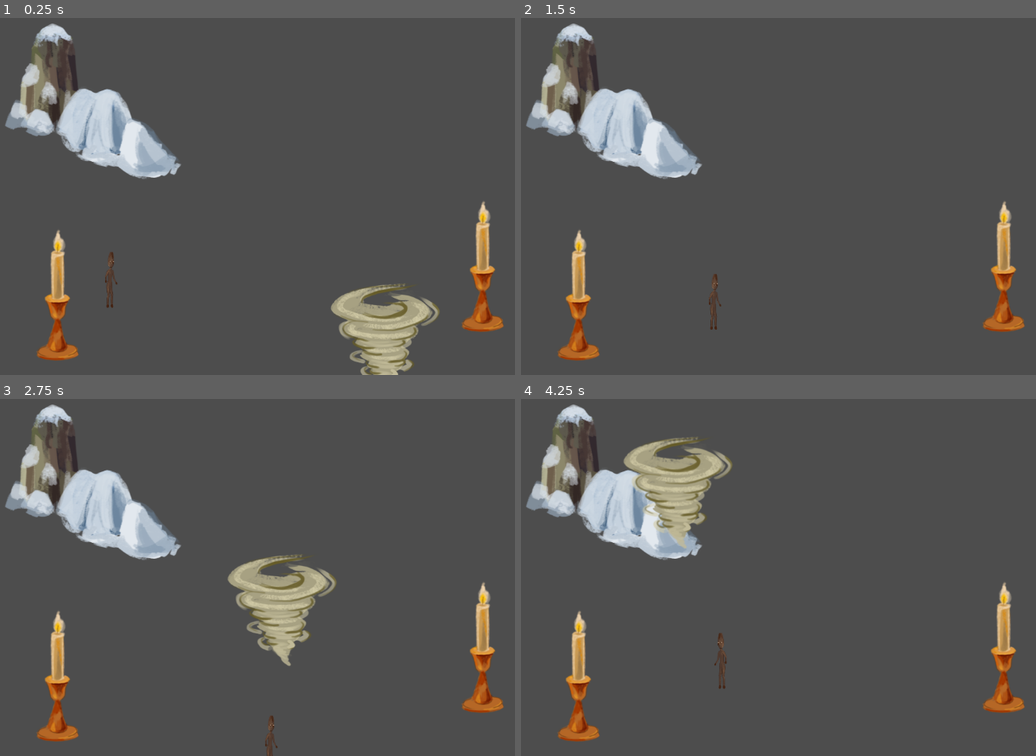
Above: before the commit, frames 1-4 (two rows, left to right).
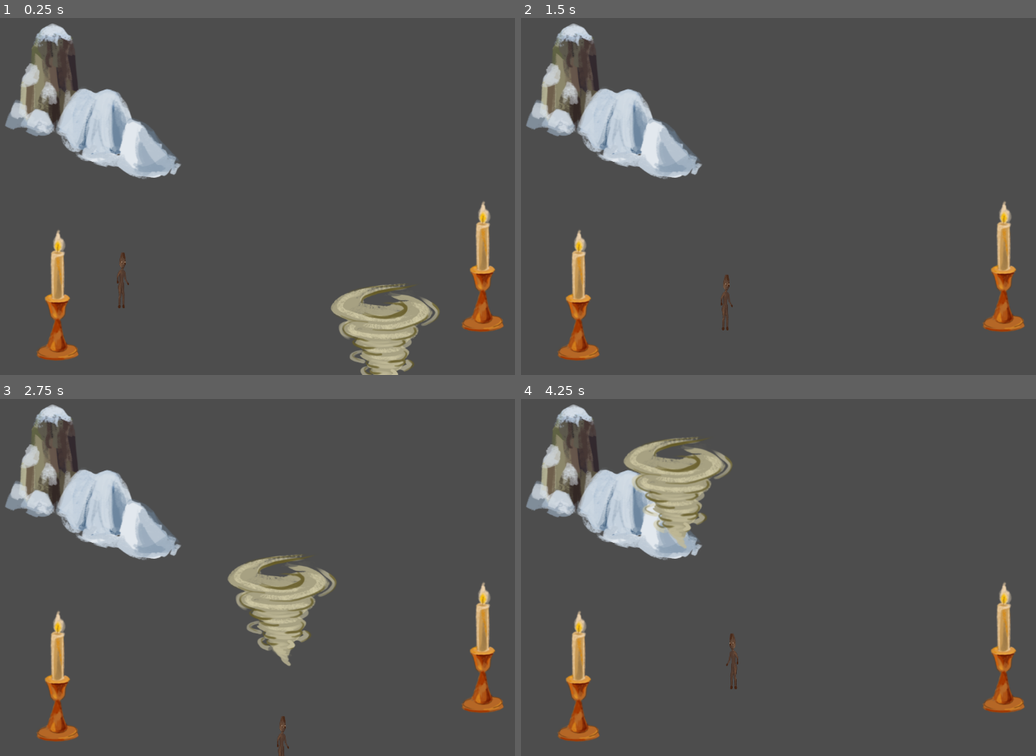
Above: after the commit, the same moments.

Repository: silvanasc804/on-off_labyrinth
Game: Godot game, scene res://scenes/levels/level1.tscn
Two runs of this game, one before a commit and one after it. Both use one fixed random seed, a clock stepped at 60 frames per second and the inputs below. Sound files missing from this copy of the repository are replaced by a short silence.
Inputs:
- Up to frame 1 (0.25 s): no input
- Up to frame 2 (1.5 s): hold D (right) 0.53-1.28 s; hold S (down) from 1.28 s (still down)
- Up to frame 3 (2.75 s): release S (down) at 2.03 s; hold D (right) from 2.03 s (still down)
- Up to frame 4 (4.25 s): release D (right) at 2.78 s; hold W (up) 2.78-3.53 s; hold A (left) from 3.53 s (still down); tap Escape (pause) at 4.15 s

The runs differ from the first frame. In frame 1, 0.3% of the frame differs, in the area x 20-26%, y 65-82%; in frame 2, 0.3%; in frame 3, 0.2%; in frame 4, 0.3%.

Commit message:
Adicion y configuracion de los sonidos

Diff:
--- a/project.godot
+++ b/project.godot
@@ -18,6 +18,7 @@
 [autoload]
 
 BackgroundMusic="*res://scenes/sound-effects/background_music.tscn"
+WaterDead="*res://scenes/sound-effects/water_dead.tscn"
 
 [input]
 
--- a/scenes/interactive/mountain.gd
+++ b/scenes/interactive/mountain.gd
@@ -1,8 +1,10 @@
 extends Node2D
 
 @export var min_time = 0.0
-@export var max_time = 10.0
-@export var count = 10.0
+@export var max_time = 7.0
+@export var count = 7.0
+
+const WATER_DEAD = preload("res://scenes/sound-effects/water_dead.tscn")
 
 var player_nearby = false
 signal player_dead
@@ -21,7 +23,7 @@
 			$StaticBody2D/CollisionPolygon2D.disabled = false
 	elif(!player_nearby && count < max_time):
 		count += delta
-	if(count >= max_time-2):
+	if(count >= max_time-1):
 		$Sprite2D.texture = MOUNTAIN_FROZEN
 		$StaticBody2D/CollisionPolygon2D.disabled = false
 	elif(count <= 5):
@@ -30,6 +32,12 @@
 		$Sprite2D.texture = MOUNTAIN_SEMI_FROZEN
 		$StaticBody2D/CollisionPolygon2D.disabled = false
 
+func water_sound():
+	var sound_instance = WATER_DEAD.instantiate()
+	add_child(sound_instance)
+	var audio_player = sound_instance.get_node("AudioStreamPlayer")
+	audio_player.play()
+	audio_player.finished.connect(sound_instance.queue_free)
 
 func _on_area_2d_body_entered(body: Node2D) -> void:
 	if(body.name == "player"):
@@ -42,4 +50,5 @@
 
 
 func _on_body_entered(body: Node2D) -> void:
+	WaterDead.play_water_sound()
 	player_dead.emit()
--- a/scenes/interactive/tornado.gd
+++ b/scenes/interactive/tornado.gd
@@ -1,6 +1,7 @@
 extends Area2D
 
 signal player_enter
+const TURN_OFF = preload("res://scenes/sound-effects/turn_off.tscn")
 
 @export var speed = 400
 @export var x_variation = 0
@@ -27,4 +28,9 @@
 
 
 func _on_body_entered(body: Node2D) -> void:
+	var sound_instance = TURN_OFF.instantiate()
+	add_child(sound_instance)
+	var audio_player = sound_instance.get_node("AudioStreamPlayer")
+	audio_player.play()
+	audio_player.finished.connect(sound_instance.queue_free)
 	player_enter.emit()
--- a/scenes/interactive/tornado.tscn
+++ b/scenes/interactive/tornado.tscn
@@ -4,8 +4,8 @@
 [ext_resource type="Texture2D" uid="uid://dvvja7q3gulmw" path="res://art/interactive/tornado.png" id="1_ehjlj"]
 
 [sub_resource type="CapsuleShape2D" id="CapsuleShape2D_b670u"]
-radius = 46.0
-height = 136.0
+radius = 76.0
+height = 152.0
 
 [node name="tornado" type="Area2D"]
 collision_layer = 0
--- a/scenes/interactive/vela.gd
+++ b/scenes/interactive/vela.gd
@@ -6,7 +6,9 @@
 var vela_status = 1.0
 var vela_active = true
 
-@export var restore_time = 2
+const TURN_ON = preload("res://scenes/sound-effects/turn_on.tscn")
+
+@export var restore_time = 10
 
 func _process(delta: float) -> void:
 	if not vela_active:
@@ -17,6 +19,12 @@
 
 func _on_body_entered(body: Node2D) -> void:
 	if vela_active:
+		var sound_instance = TURN_ON.instantiate()
+		add_child(sound_instance)
+		var audio_player = sound_instance.get_node("AudioStreamPlayer")
+		audio_player.play()
+		audio_player.finished.connect(sound_instance.queue_free)
+
 		vela_active = false
 		$CollisionShape2D.call_deferred("set_disabled", true)
 		player_use.emit()
--- /dev/null
+++ b/scenes/levels/final.gd
@@ -0,0 +1 @@
+extends Area2D
--- a/scenes/levels/level1.tscn
+++ b/scenes/levels/level1.tscn
@@ -16,7 +16,7 @@
 position = Vector2(330, 149)
 
 [node name="player" parent="." instance=ExtResource("2_dd0lh")]
-position = Vector2(363, 473)
+position = Vector2(384, 474)
 
 [node name="tornado" parent="." instance=ExtResource("5_dywbp")]
 position = Vector2(759, 481)
--- a/scenes/levels/level_1.tscn
+++ b/scenes/levels/level_1.tscn
@@ -69,6 +69,7 @@
 [node name="vela" parent="." instance=ExtResource("5_6761a")]
 position = Vector2(623, 87)
 scale = Vector2(0.5, 0.5)
+restore_time = 2
 
 [node name="level_change" parent="." instance=ExtResource("8_s8va5")]
 position = Vector2(1165, 465)
@@ -78,7 +79,7 @@
 scale = Vector2(0.6, 0.6)
 
 [node name="player" parent="." instance=ExtResource("6_s8va5")]
-position = Vector2(1031, 427)
+position = Vector2(34, 478)
 
 [node name="GameController" parent="." instance=ExtResource("7_oc4kc")]
 
--- a/scenes/levels/level_5.tscn
+++ b/scenes/levels/level_5.tscn
@@ -1,13 +1,14 @@
-[gd_scene load_steps=15 format=4 uid="uid://c68oxsxtcqtc1"]
+[gd_scene load_steps=16 format=4 uid="uid://c68oxsxtcqtc1"]
 
 [ext_resource type="Texture2D" uid="uid://bc4u12nawjf8m" path="res://art/ground/path1_mini.png" id="1_dswqx"]
 [ext_resource type="Texture2D" uid="uid://blf5gk2ujt4xu" path="res://art/background/bg5.png" id="1_laj7o"]
 [ext_resource type="Texture2D" uid="uid://coggt0r6kr8x4" path="res://art/ground/path2_mini.png" id="2_laj7o"]
 [ext_resource type="PackedScene" uid="uid://cgawmsaxesbgn" path="res://scenes/interactive/mountain.tscn" id="3_fi56y"]
 [ext_resource type="PackedScene" uid="uid://jxi0e4ke5w2n" path="res://scenes/player/player_on.tscn" id="5_fi56y"]
-[ext_resource type="Texture2D" uid="uid://dvvja7q3gulmw" path="res://art/interactive/tornado.png" id="5_mxx4w"]
 [ext_resource type="PackedScene" uid="uid://em5vgs8c5ccr" path="res://scenes/gamecontroller/game_controller.tscn" id="6_hldbq"]
 [ext_resource type="PackedScene" uid="uid://b1ae2rxtf20ps" path="res://scenes/userinterface/pause.tscn" id="7_fsnos"]
+[ext_resource type="Script" uid="uid://cgs7u0wuje8vc" path="res://scenes/levels/final.gd" id="8_dwyms"]
+[ext_resource type="Texture2D" uid="uid://b23r2n3oi4pa5" path="res://art/player/dog.png" id="8_tqnj0"]
 [ext_resource type="PackedScene" uid="uid://ylipdnq5w5fs" path="res://scenes/interactive/tornado.tscn" id="9_vvoq0"]
 [ext_resource type="PackedScene" uid="uid://b06pcja47s3yq" path="res://scenes/interactive/vela.tscn" id="10_tqnj0"]
 
@@ -37,6 +38,7 @@
 sources/1 = SubResource("TileSetAtlasSource_fsnos")
 
 [sub_resource type="CircleShape2D" id="CircleShape2D_vvoq0"]
+radius = 19.7609
 
 [node name="Level_5" type="Node2D"]
 
@@ -113,18 +115,19 @@
 x_variation = 32
 
 [node name="player" parent="." instance=ExtResource("5_fi56y")]
-position = Vector2(34, 542)
+position = Vector2(40, 537)
 
 [node name="final" type="Area2D" parent="."]
 position = Vector2(646, 295)
 scale = Vector2(1.73155, 1.8)
 collision_layer = 0
 collision_mask = 8
+script = ExtResource("8_dwyms")
 
 [node name="Sprite2D" type="Sprite2D" parent="final"]
-position = Vector2(9.38773e-07, -8.10623e-06)
-scale = Vector2(0.114284, 0.0382955)
-texture = ExtResource("5_mxx4w")
+position = Vector2(9.38773e-07, 1.90735e-06)
+scale = Vector2(0.114284, 0.142604)
+texture = ExtResource("8_tqnj0")
 
 [node name="CollisionShape2D" type="CollisionShape2D" parent="final"]
 shape = SubResource("CircleShape2D_vvoq0")
--- a/scenes/sound-effects/background_music.tscn
+++ b/scenes/sound-effects/background_music.tscn
@@ -9,6 +9,5 @@
 stream = ExtResource("1_7clv6")
 volume_db = -5.858
 autoplay = true
-stream_paused = true
 parameters/looping = true
 script = ExtResource("2_2g1d4")
--- /dev/null
+++ b/scenes/sound-effects/turn_off.tscn
@@ -0,0 +1,9 @@
+[gd_scene load_steps=2 format=3 uid="uid://cpsjm54xe2idq"]
+
+[ext_resource type="AudioStream" uid="uid://b3wrkoaosqrs7" path="res://sound_effects/apagado con viento.mp3" id="1_6eyfa"]
+
+[node name="TurnOff" type="Node"]
+
+[node name="AudioStreamPlayer" type="AudioStreamPlayer" parent="."]
+stream = ExtResource("1_6eyfa")
+volume_db = -7.879
--- /dev/null
+++ b/scenes/sound-effects/turn_on.tscn
@@ -0,0 +1,9 @@
+[gd_scene load_steps=2 format=3 uid="uid://phe45qpchrc8"]
+
+[ext_resource type="AudioStream" uid="uid://d0c5ip07yk2dj" path="res://sound_effects/encendiiido.mp3" id="1_co3vf"]
+
+[node name="TurnOn" type="Node"]
+
+[node name="AudioStreamPlayer" type="AudioStreamPlayer" parent="."]
+stream = ExtResource("1_co3vf")
+volume_db = 1.576
--- /dev/null
+++ b/scenes/sound-effects/water_dead.gd
@@ -0,0 +1,6 @@
+extends Node
+
+@onready var player: AudioStreamPlayer = $AudioStreamPlayer
+
+func play_water_sound():
+	player.play()
--- /dev/null
+++ b/scenes/sound-effects/water_dead.tscn
@@ -0,0 +1,11 @@
+[gd_scene load_steps=3 format=3 uid="uid://d2gt67tu3ip8w"]
+
+[ext_resource type="AudioStream" uid="uid://ypkniq3jv2q2" path="res://sound_effects/apagado con agua.mp3" id="1_bnhb7"]
+[ext_resource type="Script" uid="uid://3lgp3360ut4i" path="res://scenes/sound-effects/water_dead.gd" id="1_jom5b"]
+
+[node name="WaterDead" type="Node"]
+script = ExtResource("1_jom5b")
+
+[node name="AudioStreamPlayer" type="AudioStreamPlayer" parent="."]
+stream = ExtResource("1_bnhb7")
+volume_db = -13.698
--- a/scenes/userinterface/end.tscn
+++ b/scenes/userinterface/end.tscn
@@ -1,7 +1,7 @@
 [gd_scene load_steps=3 format=3 uid="uid://dqkg6u5sw8v1t"]
 
 [ext_resource type="Script" uid="uid://dlohg22jdjo6f" path="res://scenes/userinterface/end.gd" id="1_4m0eg"]
-[ext_resource type="Texture2D" uid="uid://cwqv70igvkp03" path="res://art/delete/images.jpeg" id="2_1lkqr"]
+[ext_resource type="Texture2D" uid="uid://c0c2i3nisf0ma" path="res://art/background/end.png" id="2_1lkqr"]
 
 [node name="End" type="Control"]
 layout_mode = 3
@@ -21,16 +21,18 @@
 grow_horizontal = 2
 grow_vertical = 2
 texture = ExtResource("2_1lkqr")
+expand_mode = 1
 
 [node name="iniciar" type="Button" parent="end"]
 anchors_preset = -1
-anchor_left = 0.44
-anchor_top = 0.5
-anchor_right = 0.588
-anchor_bottom = 0.623
-offset_left = 0.119965
-offset_right = -0.375977
-offset_bottom = 0.29599
+anchor_left = 0.624
+anchor_top = 0.792
+anchor_right = 0.772
+anchor_bottom = 0.909
+offset_left = 0.151978
+offset_top = -0.216064
+offset_right = -0.343994
+offset_bottom = 3.96796
 grow_horizontal = 2
 grow_vertical = 2
 theme_override_font_sizes/font_size = 40
@@ -38,14 +40,14 @@
 
 [node name="salir" type="Button" parent="end"]
 anchors_preset = -1
-anchor_left = 0.44
-anchor_top = 0.684
-anchor_right = 0.588
-anchor_bottom = 0.781
-offset_left = 0.119965
-offset_top = -0.231995
-offset_right = -0.375977
-offset_bottom = -0.0880127
+anchor_left = 0.814
+anchor_top = 0.807
+anchor_right = 0.962
+anchor_bottom = 0.904
+offset_left = 0.271973
+offset_top = 0.0639648
+offset_right = -0.224121
+offset_bottom = 0.207947
 grow_horizontal = 2
 grow_vertical = 2
 theme_override_font_sizes/font_size = 40
--- a/scenes/userinterface/home.tscn
+++ b/scenes/userinterface/home.tscn
@@ -1,6 +1,7 @@
-[gd_scene load_steps=2 format=3 uid="uid://84aq4eruqi4u"]
+[gd_scene load_steps=3 format=3 uid="uid://84aq4eruqi4u"]
 
 [ext_resource type="Script" uid="uid://blngfgvqpcs7n" path="res://scenes/userinterface/home.gd" id="1_xj6rq"]
+[ext_resource type="Texture2D" uid="uid://b2rsy66v6f00i" path="res://art/background/beginning.png" id="2_oksih"]
 
 [node name="Home" type="Control"]
 layout_mode = 3
@@ -13,15 +14,25 @@
 [node name="home" type="CanvasLayer" parent="."]
 script = ExtResource("1_xj6rq")
 
+[node name="TextureRect" type="TextureRect" parent="home"]
+anchors_preset = 15
+anchor_right = 1.0
+anchor_bottom = 1.0
+grow_horizontal = 2
+grow_vertical = 2
+texture = ExtResource("2_oksih")
+expand_mode = 1
+
 [node name="iniciar" type="Button" parent="home"]
 anchors_preset = -1
 anchor_left = 0.44
 anchor_top = 0.5
 anchor_right = 0.588
 anchor_bottom = 0.623
-offset_left = 0.119965
+offset_left = 0.119995
+offset_top = 63.0
 offset_right = -0.375977
-offset_bottom = 0.29599
+offset_bottom = 63.296
 grow_horizontal = 2
 grow_vertical = 2
 theme_override_font_sizes/font_size = 40
@@ -33,10 +44,10 @@
 anchor_top = 0.684
 anchor_right = 0.588
 anchor_bottom = 0.781
-offset_left = 0.119965
-offset_top = -0.231995
+offset_left = 0.119995
+offset_top = 57.768
 offset_right = -0.375977
-offset_bottom = -0.0880127
+offset_bottom = 57.912
 grow_horizontal = 2
 grow_vertical = 2
 theme_override_font_sizes/font_size = 40
--- a/scenes/userinterface/pause.gd
+++ b/scenes/userinterface/pause.gd
@@ -6,6 +6,10 @@
 		$ColorRect.visible = not $ColorRect.visible
 		$Label.visible = not $Label.visible
 		$Button.visible = not $Button.visible
+		if get_tree().paused:
+			$AudioStreamPlayer.play()
+		else:
+			$AudioStreamPlayer.stop()
 
 func _on_button_pressed() -> void:
 	get_tree().paused = false
--- a/scenes/userinterface/pause.tscn
+++ b/scenes/userinterface/pause.tscn
@@ -1,6 +1,7 @@
-[gd_scene load_steps=2 format=3 uid="uid://b1ae2rxtf20ps"]
+[gd_scene load_steps=3 format=3 uid="uid://b1ae2rxtf20ps"]
 
 [ext_resource type="Script" uid="uid://cditgl800fb3p" path="res://scenes/userinterface/pause.gd" id="1_kffl3"]
+[ext_resource type="AudioStream" uid="uid://qwmarbxvhvaf" path="res://sound_effects/montaña fria.mp3" id="2_lro0l"]
 
 [node name="Pause" type="Control"]
 layout_mode = 3
@@ -54,4 +55,8 @@
 theme_override_font_sizes/font_size = 40
 text = "Salir"
 
+[node name="AudioStreamPlayer" type="AudioStreamPlayer" parent="CanvasLayer"]
+stream = ExtResource("2_lro0l")
+parameters/looping = true
+
 [connection signal="pressed" from="CanvasLayer/Button" to="CanvasLayer" method="_on_button_pressed"]
Not shown, added: art/background/beginning.png.import
Not shown, added: art/background/end.png.import
Not shown, added: art/player/dog.png.import
Not shown, added: scenes/levels/final.gd.uid
Not shown, added: scenes/sound-effects/water_dead.gd.uid
Not shown, added: sound_effects/apagado con agua.mp3.import
Not shown, added: sound_effects/apagado con viento.mp3.import
Not shown, added: sound_effects/encendido.mp3.import
Not shown, added: sound_effects/encendiiido.mp3.import
Not shown, added: sound_effects/montaña fria.mp3.import
Not shown, added: sound_effects/apagado con agua.mp3
Not shown, added: sound_effects/apagado con viento.mp3
(and 3 more such lines)
